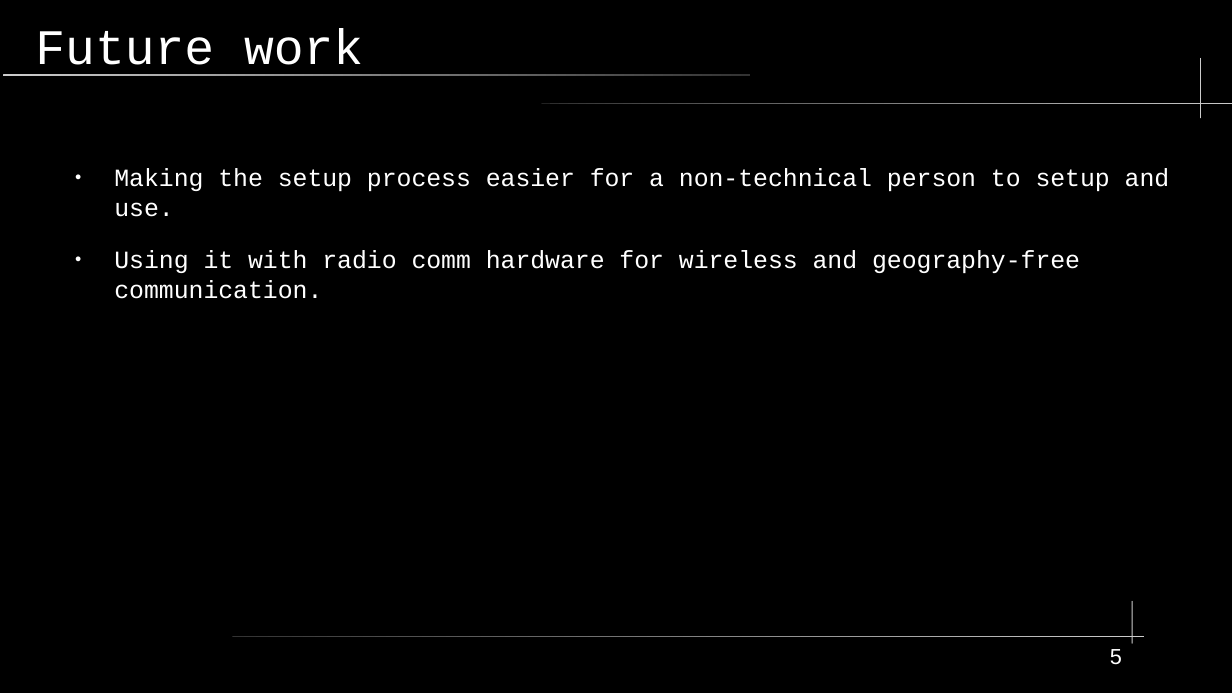
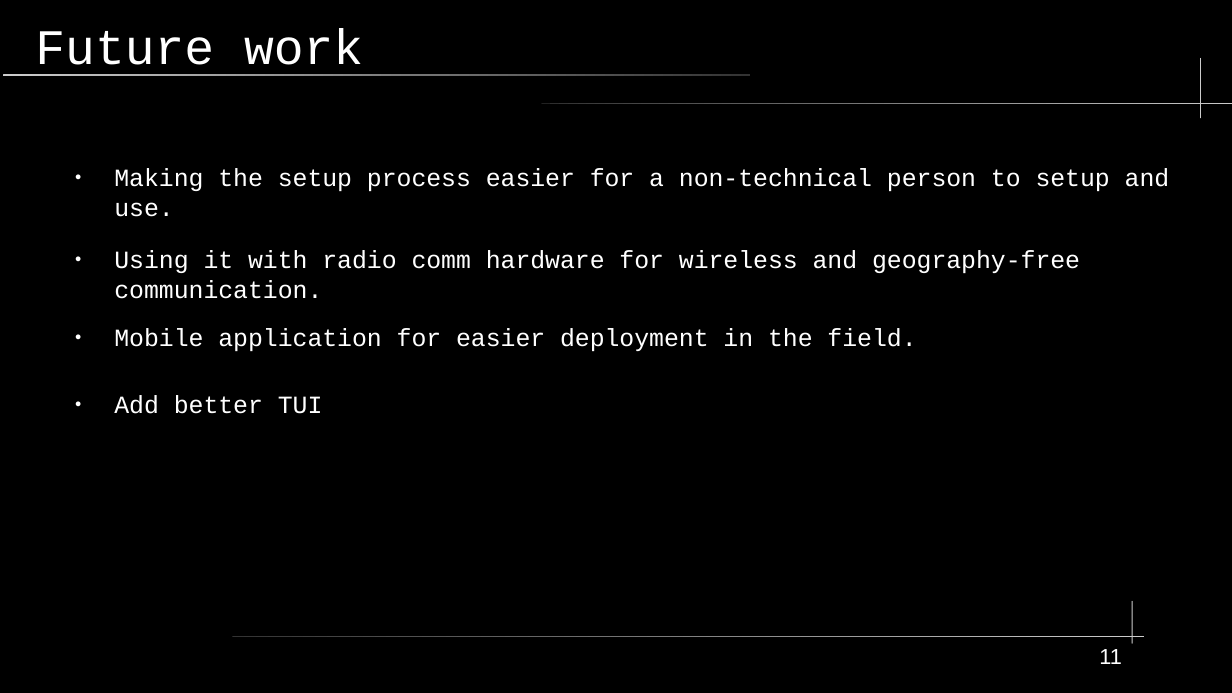
Before and after one commit to shinymonitor/hackyeah, a slide deck: slide 11 of presentation.odp (slide 5 before the commit). Drawn at 1232x693 pixels with LibreOffice and Linux fonts; fonts in the diff are those of the drawing. Boxes give left, top, right and bottom in pixels: in the first picture for what was removed or moved away, otherwise in the second. Text is boxed around its words. In the diff, an @@ line names an element or a change of style, - is before the commit and + after.

```diff
--- a/presentation.odp
+++ b/presentation.odp
@@ text at (x1=114, y1=328, x2=916, y2=414): paragraphs added @@
+● Mobile application for easier deployment in the field.
+● Add better TUI
@@ page number at (x1=1099, y1=649, x2=1122, y2=664): text changed @@
-5
+11
```
Also in this commit, not shown: 6 slides added, 7 other files.
